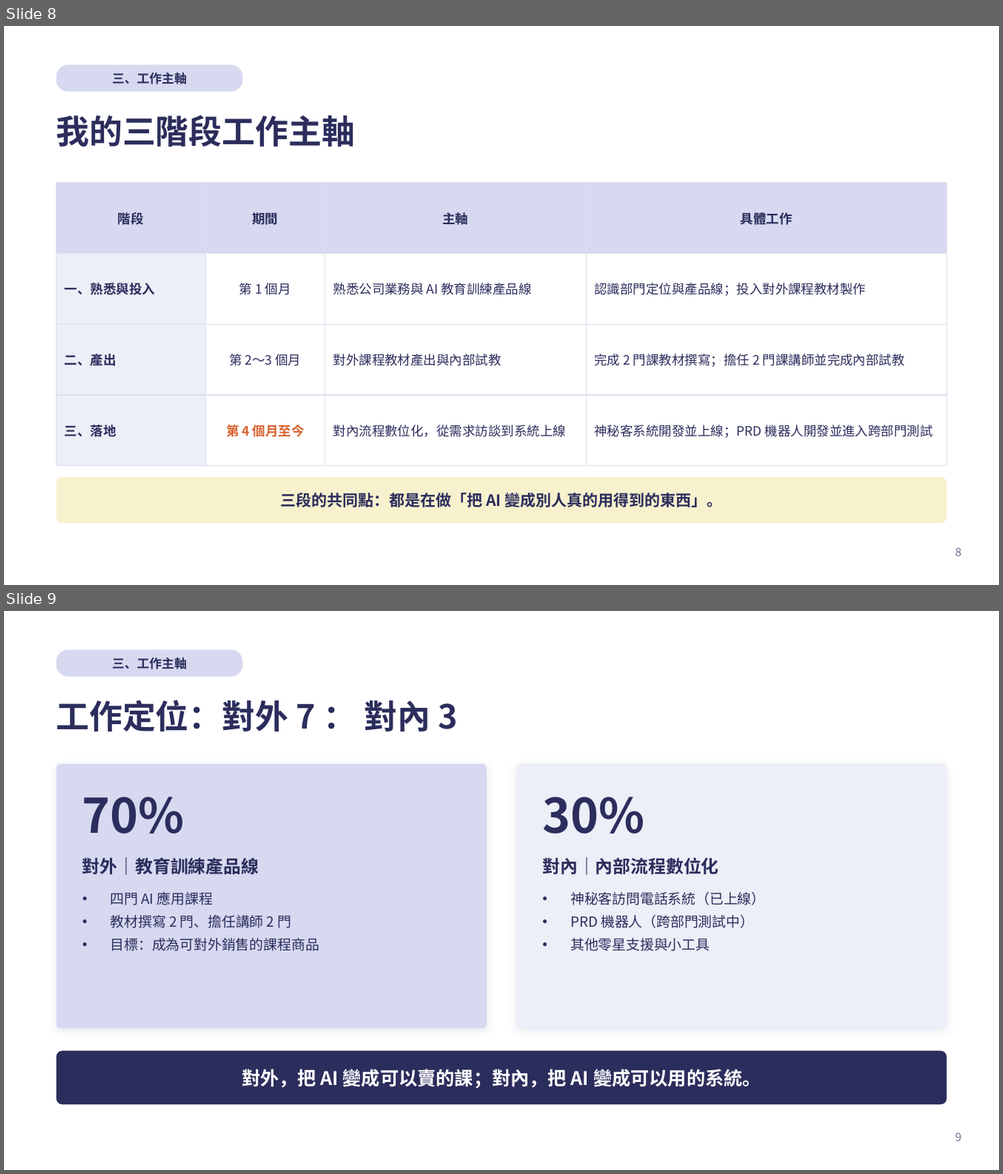
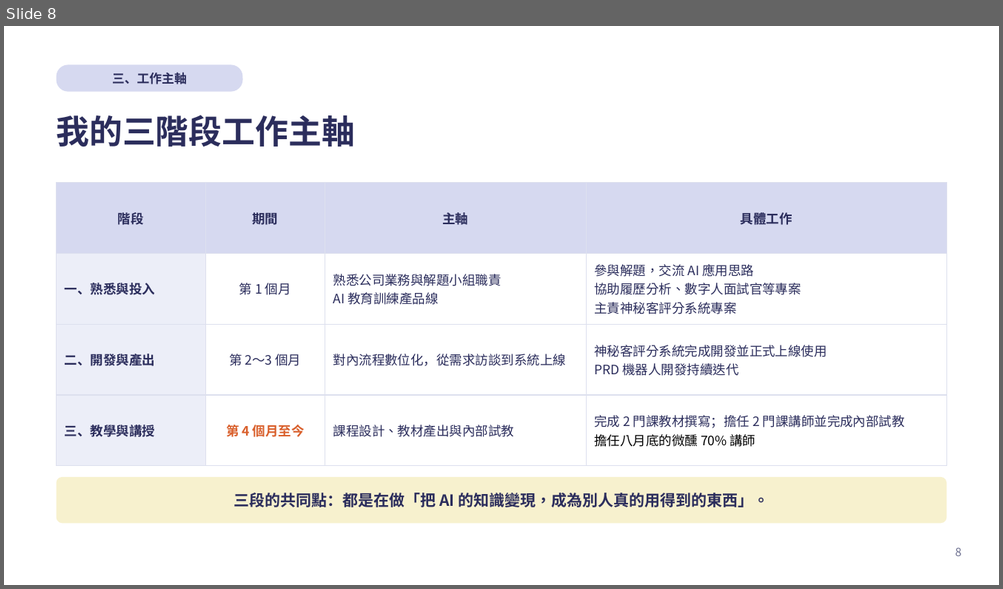
Before and after one commit to kirihuang-bit/freshman-report, a slide deck: 黃家朗新人報告.pptx. Shown one above the other, each under a label of ours: slides 8 and 9 before the commit, slide 8 after it. The pictures are 1003x1174 and 1003x589 pixels, drawn with LibreOffice and Linux fonts; fonts in the diff are those of the drawing. Boxes give left, top, right and bottom in pixels: in the first picture for what was removed or moved away, otherwise in the second. Text is boxed around its words. In the diff, an @@ line names an element or a change of style, - is before the commit and + after.

```diff
--- a/黃家朗新人報告.pptx
+++ b/黃家朗新人報告.pptx
@@ slide 9 removed at [4,611,999,1170], background #FFFFFF @@
@@ rounded rectangle removed at [57,649,243,677] @@
-三、工作主軸
@@ text removed at [57,700,457,732] @@
-工作定位：對外 7 ： 對內 3
@@ rounded rectangle removed at [57,764,486,1029] @@
@@ rounded rectangle removed at [517,764,947,1029] @@
@@ text removed at [82,797,185,834] @@
-70%
@@ text removed at [542,797,644,834] @@
-30%
@@ text removed at [82,857,259,875] @@
-對外｜教育訓練產品線
@@ text removed at [542,857,718,875] @@
-對內｜內部流程數位化
@@ text removed at [111,892,319,951] @@
-• 四門 AI 應用課程
-• 教材撰寫 2 門、擔任講師 2 門
-• 目標：成為可對外銷售的課程商品
@@ text removed at [570,892,765,951] @@
-• 神秘客訪問電話系統（已上線）
-• PRD 機器人（跨部門測試中）
-• 其他零星支援與小工具
@@ rounded rectangle removed at [57,1051,946,1105] @@
-對外，把 AI 變成可以賣的課；對內，把 AI 變成可以用的系統。
@@ text removed at [955,1133,962,1142] @@
-9
@@ slide 8 changed as well @@
@@ table at [57,183,946,466] @@
-row 2, column 3: 熟悉公司業務與 AI 教育訓練產品線
+row 2, column 3: 熟悉公司業務與解題小組職責 / AI 教育訓練產品線
-row 2, column 4: 認識部門定位與產品線；投入對外課程教材製作
+row 2, column 4: 參與解題，交流 AI 應用思路 / 協助履歷分析、數字人面試官等專案 / 主責神秘客評分系統專案
-row 3: 二、產出 | 第 2～3 個月 | 對外課程教材產出與內部試教 | 完成 2 門課教材撰寫；擔任 2 門課講師並完成內部試教
+row 3: 二、開發與產出 | 第 2～3 個月 | 對內流程數位化，從需求訪談到系統上線 | 神秘客評分系統完成開發並正式上線使用 / PRD 機器人開發持續迭代
-row 4: 三、落地 | 第 4 個月至今 | 對內流程數位化，從需求訪談到系統上線 | 神秘客系統開發並上線；PRD 機器人開發並進入跨部門測試
+row 4: 三、教學與講授 | 第 4 個月至今 | 課程設計、教材產出與內部試教 | 完成 2 門課教材撰寫；擔任 2 門課講師並完成內部試教 / 擔任八月底的微醺 70% 講師
@@ text in rounded rectangle at [233,493,768,508]: text changed @@
-三段的共同點：都是在做「把 AI 變成別人真的用得到的東西」。
+三段的共同點：都是在做「把 AI 的知識變現，成為別人真的用得到的東西」。
```
Also in this commit, not shown: 12 other slides changed, 3 other slides removed, 3 other files.
